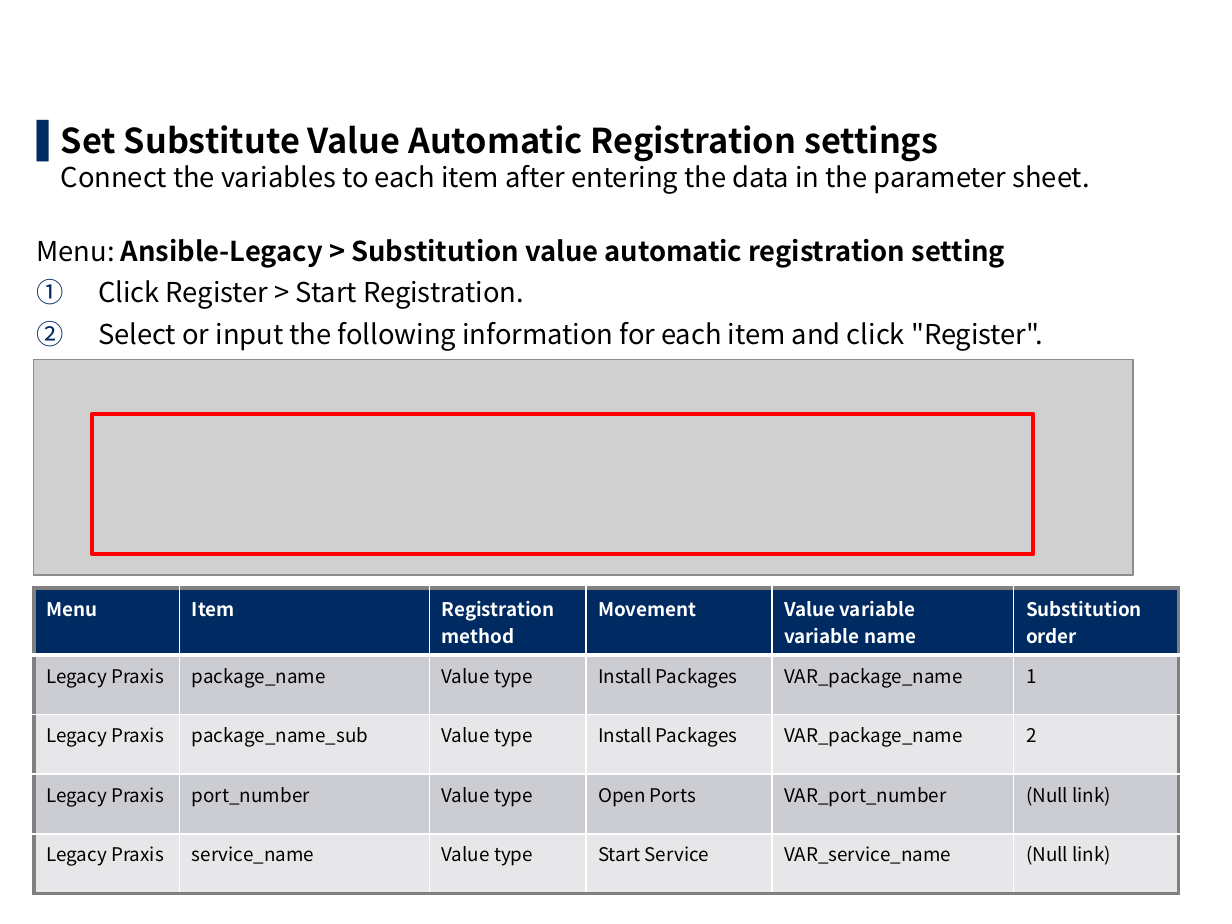
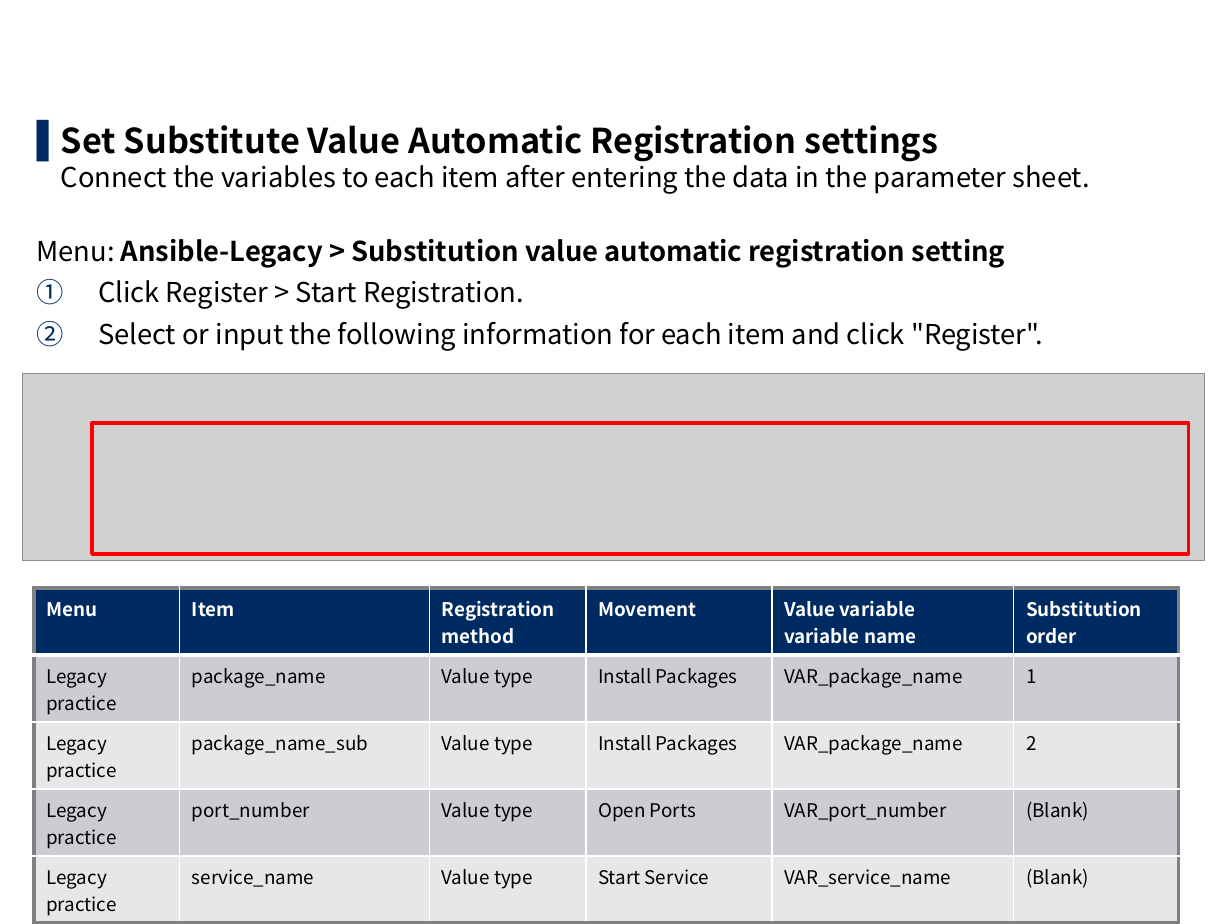
Before and after one commit to exastro-suite/it-automation-docs, a slide deck: slide 20 of asset/Learn/ITA-Ansible-Driver_en_practice.pptx. Drawn at 1232x924 pixels with LibreOffice and Linux fonts; fonts in the diff are those of the drawing; grey boxes stand for pictures; background and template pictures are left out. Boxes give left, top, right and bottom in pixels: in the first picture for what was removed or moved away, otherwise in the second. Text is boxed around its words. In the diff, an @@ line names an element or a change of style, - is before the commit and + after.

```diff
--- a/asset/Learn/ITA-Ansible-Driver_en_practice.pptx
+++ b/asset/Learn/ITA-Ansible-Driver_en_practice.pptx
@@ picture: place and size @@
-picture at (33,360,1132,575)
+picture at (23,373,1205,561)
@@ rounded rectangle: place and size @@
-rounded rectangle at (92,414,1034,554)
+rounded rectangle at (92,423,1189,553)
@@ table at (33,588,1178,920) @@
-row 2, column 1: Legacy Praxis
+row 2, column 1: Legacy practice
-row 3, column 1: Legacy Praxis
+row 3, column 1: Legacy practice
-row 4, column 1: Legacy Praxis
+row 4, column 1: Legacy practice
-row 4, column 6: (Null link)
+row 4, column 6: (Blank)
-row 5, column 1: Legacy Praxis
+row 5, column 1: Legacy practice
-row 5, column 6: (Null link)
+row 5, column 6: (Blank)
```
Also in this commit, not shown: 30 other slides changed, 7 other files.
